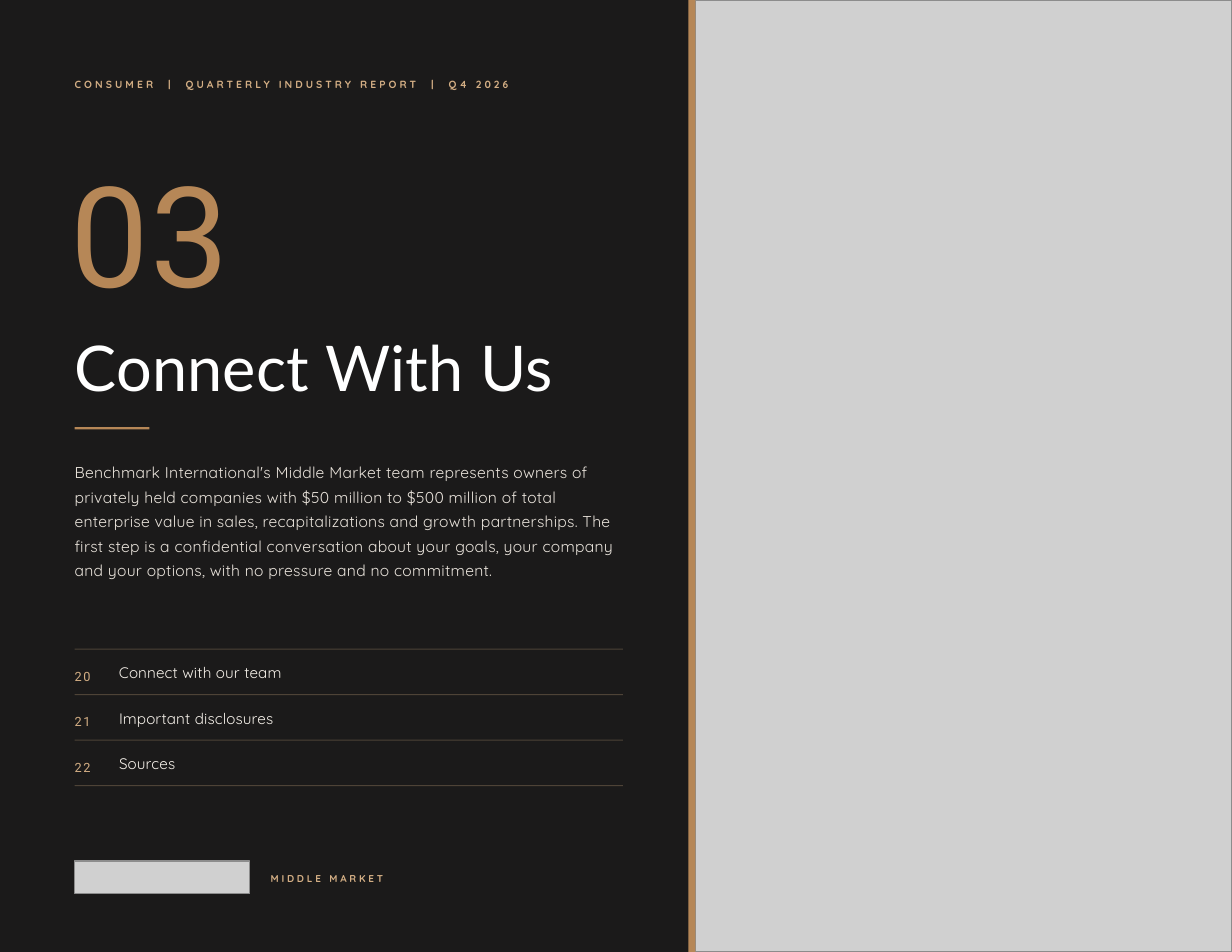
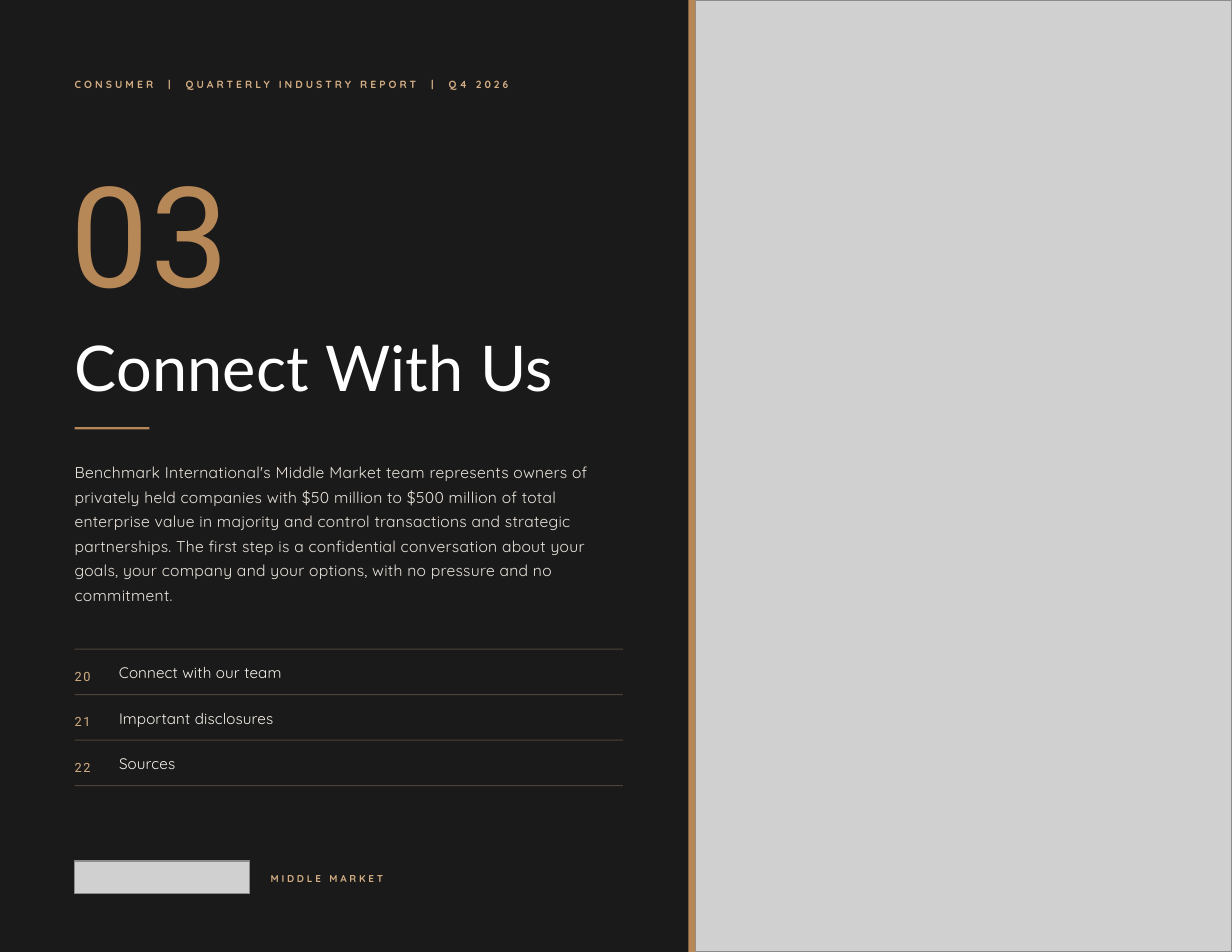
Before and after one commit to jp-hardin/about, a slide deck: slide 19 of mid-market-practice/_build/reports/consumer-q4-2026/brief.pptx. Drawn at 1232x952 pixels with LibreOffice and Linux fonts; fonts in the diff are those of the drawing; grey boxes stand for pictures; background and template pictures are left out; a plain dark background stands for a picture behind light text. Boxes give left, top, right and bottom in pixels: in the first picture for what was removed or moved away, otherwise in the second. Text is boxed around its words. In the diff, an @@ line names an element or a change of style, - is before the commit and + after.

```diff
--- a/mid-market-practice/_build/reports/consumer-q4-2026/brief.pptx
+++ b/mid-market-practice/_build/reports/consumer-q4-2026/brief.pptx
@@ text at (75,466,587,579): text changed @@
-Benchmark International's Middle Market team represents owners of privately held companies with $50 million to $500 million of total enterprise value in sales, recapitalizations and growth partnerships. The first step is a confidential conversation about your goals, your company and your options, with no pressure and no commitment.
+Benchmark International's Middle Market team represents owners of privately held companies with $50 million to $500 million of total enterprise value in majority and control transactions and strategic partnerships. The first step is a confidential conversation about your goals, your company and your options, with no pressure and no commitment.
```
Also in this commit, not shown: 1 other slide changed, 30 other files.
